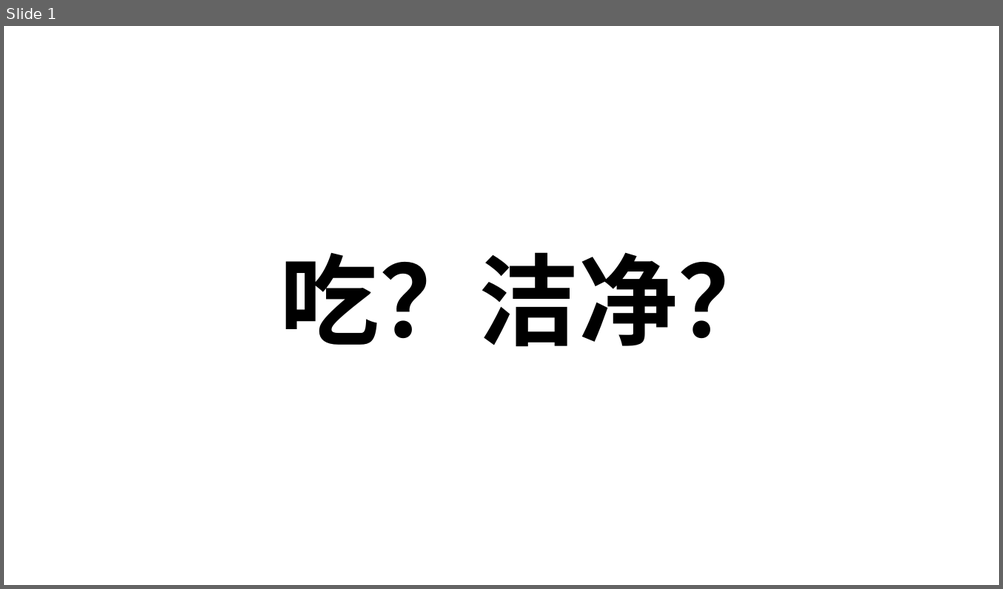
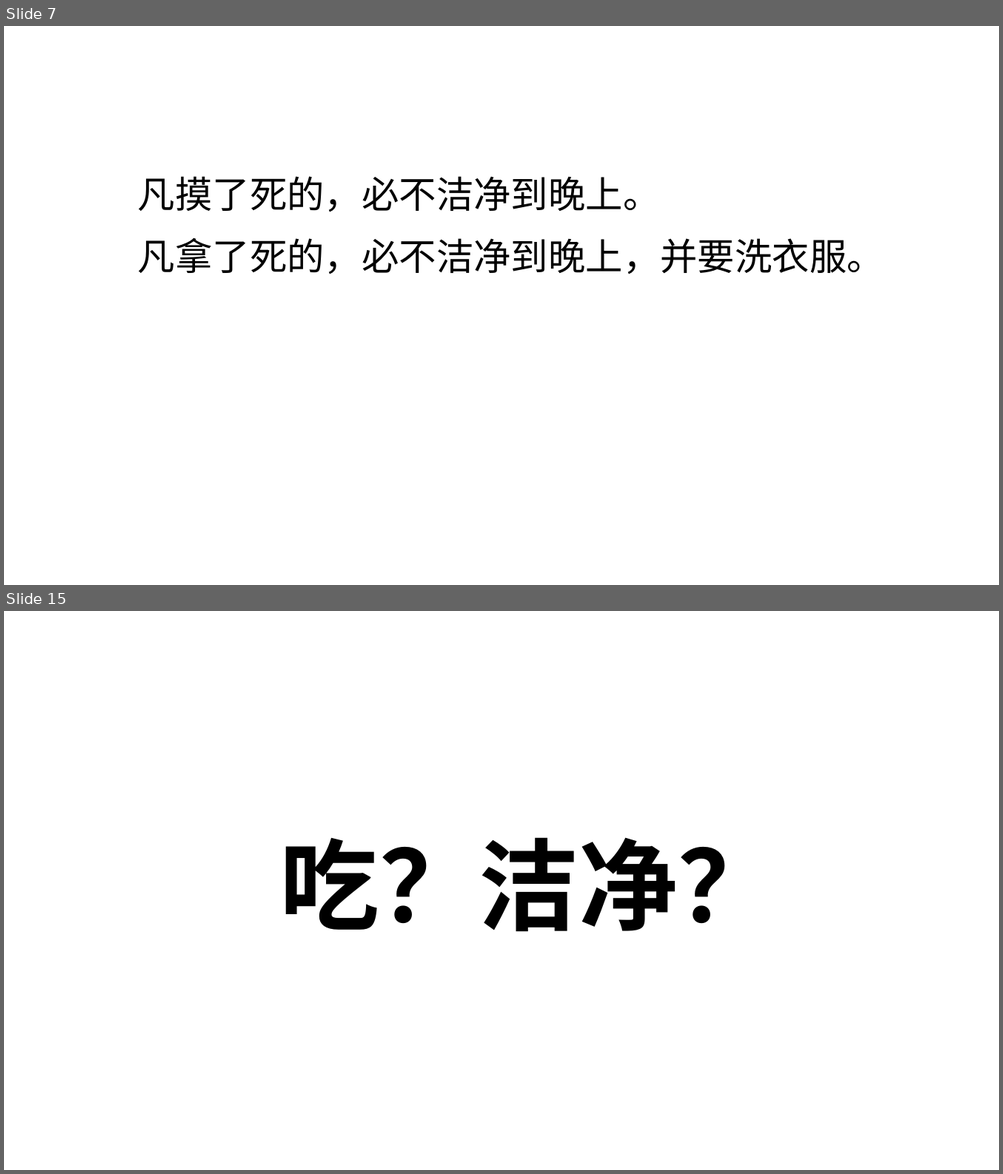
Before and after one commit to zy-hz/my-bible, a slide deck: 读经笔记/各卷圣经/03 利未记/周三.pptx. Shown one above the other, each under a label of ours: slide 1 before the commit, slides 7 and 15 after it; the slides between them are not shown. The pictures are 1003x589 and 1003x1174 pixels, drawn with LibreOffice and Linux fonts; fonts in the diff are those of the drawing. Boxes give left, top, right and bottom in pixels: in the first picture for what was removed or moved away, otherwise in the second. Text is boxed around its words. In the diff, an @@ line names an element or a change of style, - is before the commit and + after.

```diff
--- a/读经笔记/各卷圣经/03 利未记/周三.pptx
+++ b/读经笔记/各卷圣经/03 利未记/周三.pptx
@@ slide 7 added at box(4, 26, 999, 585), background #FFFFFF @@
@@ text added at box(138, 176, 660, 212), 36 pt, text #000000 @@
+凡摸了死的，必不洁净到晚上。
@@ text added at box(138, 238, 884, 274), 36 pt, text #000000 @@
+凡拿了死的，必不洁净到晚上，并要洗衣服。
@@ what was slide 1 is now slide 15 @@
```
Also in this commit, not shown: 13 other slides added, 16 other files.
